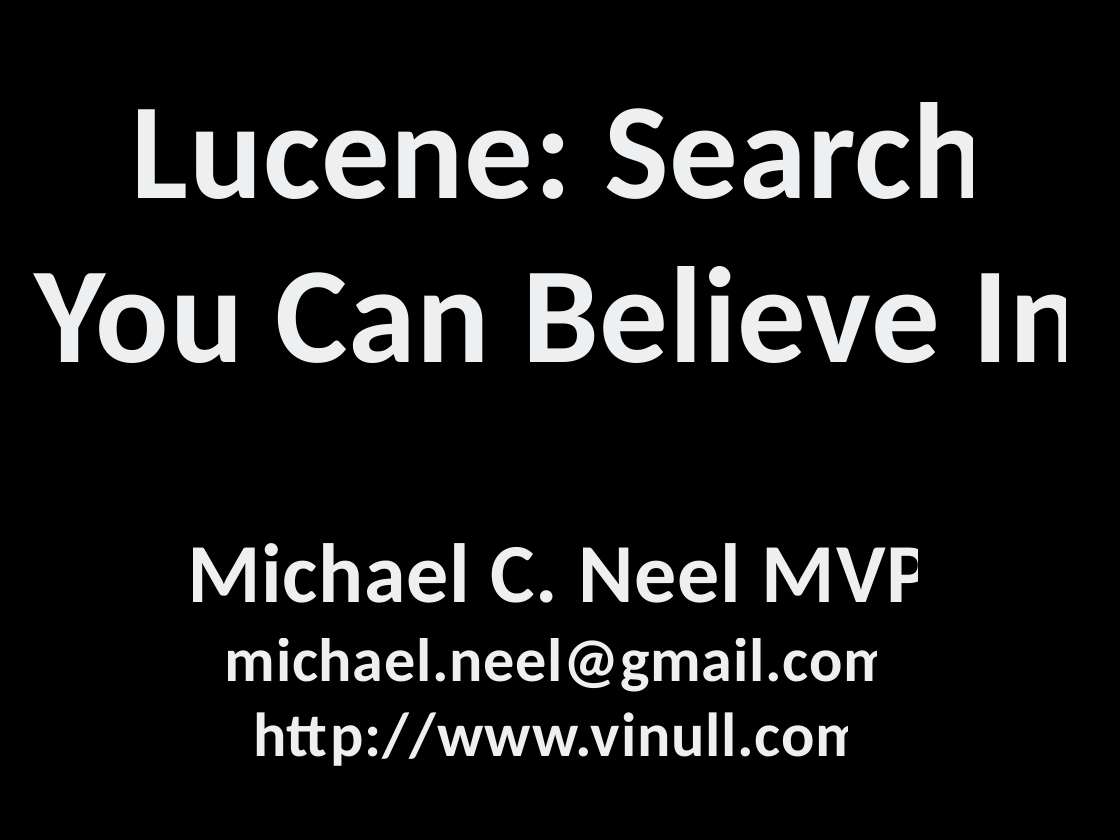
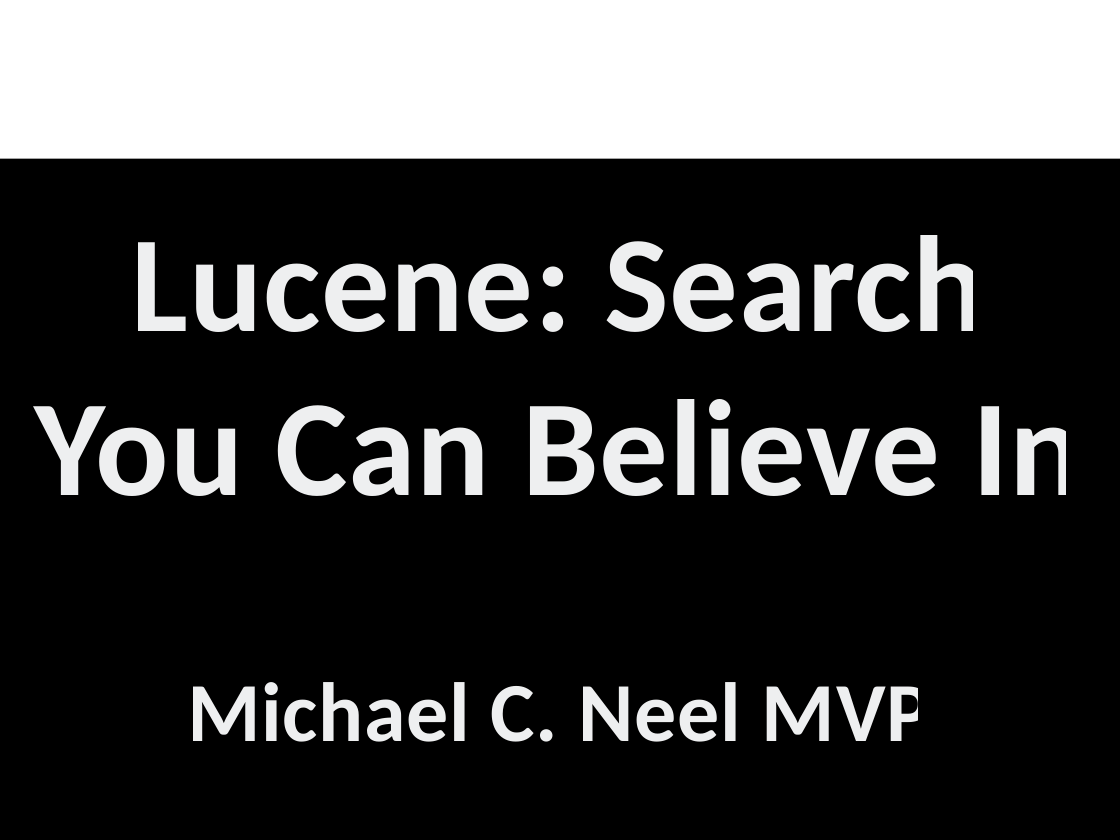
Before and after one commit to spaccabit/vinull, a slide deck: slide 1 of Presentations/Lucene/Lucene.pptx. Drawn at 1120x840 pixels with LibreOffice and Linux fonts; fonts in the diff are those of the drawing; background and template pictures are left out. Boxes give left, top, right and bottom in pixels: in the first picture for what was removed or moved away, otherwise in the second. Text is boxed around its words. In the diff, an @@ line names an element or a change of style, - is before the commit and + after.

```diff
--- a/Presentations/Lucene/Lucene.pptx
+++ b/Presentations/Lucene/Lucene.pptx
@@ background #000000 to picture (left out) @@
@@ rectangle added at <box>0,159,1120,840</box>, fill #000000 @@
@@ text "Lucene: Search You Can Believe ...": place and size @@
-text "Lucene: Search You Can Believe ..." at <box>35,102,1082,363</box>
+text "Lucene: Search You Can Believe ..." at <box>35,235,1082,496</box>
@@ text "Michael C. Neel MVP": place and size @@
-text "Michael C. Neel MVP" at <box>187,543,931,766</box>
+text "Michael C. Neel MVP" at <box>187,682,931,742</box>
@@ text at <box>225,638,894,766</box>: paragraphs removed @@
-michael.neel@gmail.com
-http://www.vinull.com
```
Also in this commit, not shown: 1 other slide changed, 17 slides added, 1 slide removed, 1 other file.
